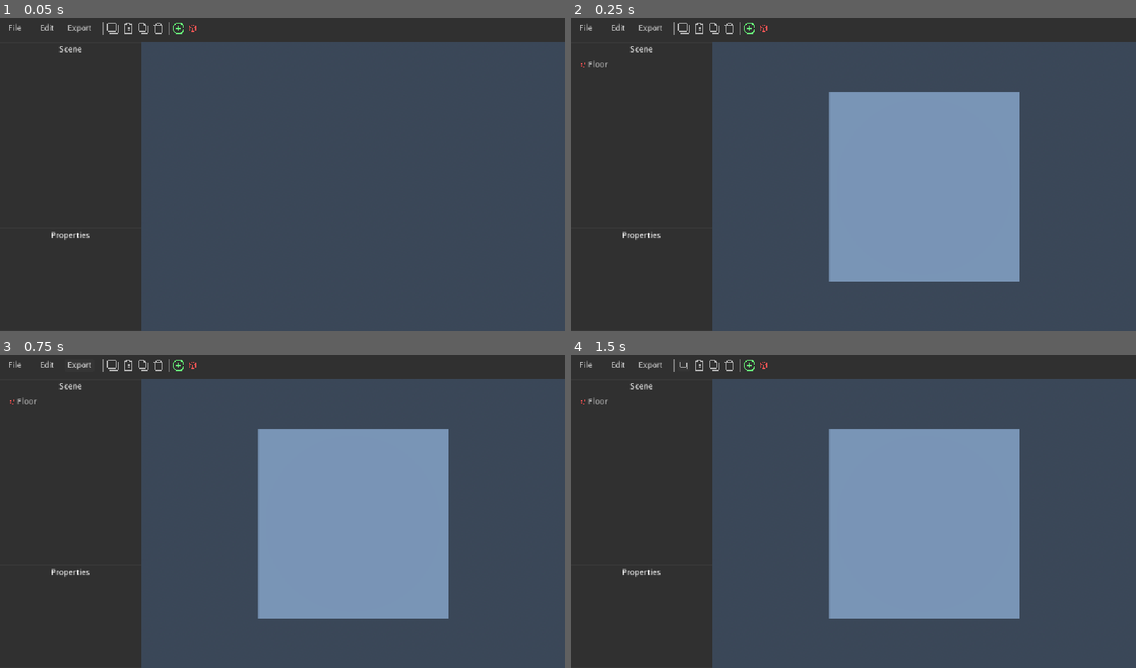
Above: before the commit, frames 1-4 (two rows, left to right).
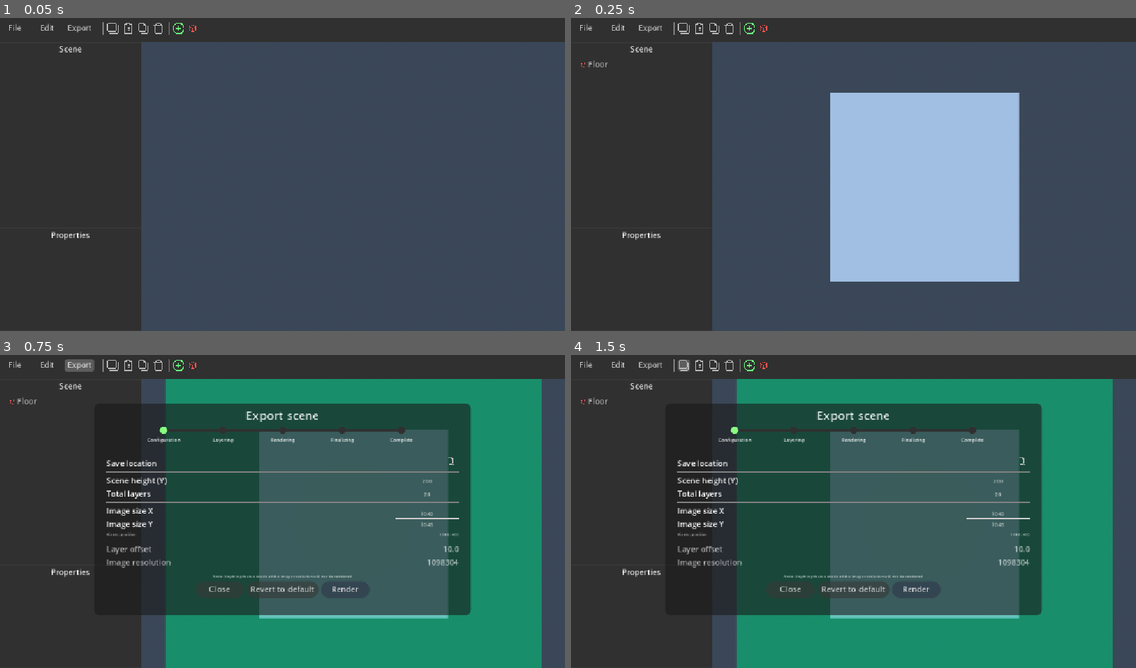
Above: after the commit, the same moments.

Repository: JustTobias31/VoxelisEditor
Game: Godot game, scene res://Main/Editor/UI.tscn
Two runs of this game, one before a commit and one after it. Both use one fixed random seed, a clock stepped at 60 frames per second and the inputs below.
Inputs (mouse positions are in pixels of both pictures, inside the frame that each line leads up to):
- Up to frame 1 (0.05 s): no input
- Up to frame 2 (0.25 s): no input
- Up to frame 3 (0.75 s): click "Export" at 0.5 s
- Up to frame 4 (1.5 s): click (684, 364) at 1.25 s

Frame 1 is identical in both runs. In frame 2, 20% of the frame differs, in the area x 45-80%, y 23-85%; in frame 3, 65%, in the area x 11-96%, y 1-100%; in frame 4, 65%.

Commit message:
Export + misc update

Diff:
--- a/Main/Editor/Objects/cube/model.tscn
+++ b/Main/Editor/Objects/cube/model.tscn
@@ -14,6 +14,7 @@
 [sub_resource type="BoxMesh" id="BoxMesh_ryrkj"]
 
 [sub_resource type="BoxShape3D" id="BoxShape3D_ryrkj"]
+margin = 0.01
 
 [node name="Main" type="MeshInstance3D" unique_id=949320007]
 material_override = SubResource("StandardMaterial3D_ryrkj")
--- a/Main/Editor/Scripts/Camera.gd
+++ b/Main/Editor/Scripts/Camera.gd
@@ -32,14 +32,14 @@
 				get_viewport().warp_mouse(mousepos)
 				mousepos = null
 		elif event.button_index == MOUSE_BUTTON_LEFT and event.pressed:
+			var mouse = event.position
+
 			var space_state = get_world_3d().direct_space_state
-			var mouse = get_viewport().get_mouse_position()
+			var origin = project_ray_origin(mouse)
+			var end = origin + project_ray_normal(mouse) * 10000
 
-			var origin = project_ray_origin(mouse)
-			var end = origin + project_ray_normal(mouse) * 1000
 			var query = PhysicsRayQueryParameters3D.create(origin, end)
 			query.collide_with_areas = true
-
 			var result = space_state.intersect_ray(query)
 
 			if result.has("collider"):
--- a/Main/Editor/Scripts/Exporter.gd
+++ b/Main/Editor/Scripts/Exporter.gd
@@ -1,14 +1,240 @@
 extends Panel
 
+const starts = {
+	"Config" = 0,
+	"Layering" = 1,
+	"Rendering" = 2,
+	"Finalizing" = 3,
+	"Finish" = 4
+}
+
+var cfg = {
+	"Directory" = OS.get_system_dir(OS.SYSTEM_DIR_DESKTOP),
+	"Height" = 200,
+	"Layers" = 20,
+
+	"SizeX" = 1048,
+	"SizeY" = 1048,
+}
+var default = cfg.duplicate()
+var starttime = Time.get_unix_time_from_system()
+var stop = false
+var state = 0
+
+@onready var cam = $"../Main/Viewport/Viewport/Scene/Camera"
+@onready var visualizer = $"../Main/Viewport/Viewport/Scene/ExportVisualize"
+
 ### UI
-func updateInfos(state,max,val):
-	pass
-
+func VisualizeSize():
+	visualizer.scale=Vector3(cfg.SizeX*0.38,cfg.Height,cfg.SizeY*0.38)
+	visualizer.position=Vector3(0,cfg.Height/2,0)
+
+func updateInfos(val,section,full):
+	val = float(val)
+
+	var value = (val/full)+section
+
+	$Section/Config.self_modulate = Color.from_string("89ff81" if value >= starts.Config else "303030", "303030")
+	$Section/Layering.self_modulate = Color.from_string("89ff81" if value >= starts.Layering else "303030", "303030")
+	$Section/Rendering.self_modulate = Color.from_string("89ff81" if value >= starts.Rendering else "303030", "303030")
+	$Section/Finalizing.self_modulate = Color.from_string("89ff81" if value >= starts.Finalizing else "303030", "303030")
+	$Section/Finish.self_modulate = Color.from_string("89ff81" if value >= starts.Finish else "303030", "303030")
+
+	$Section.value=value
+	$Bar.value=val/full
+
+	match section:
+		1:
+			$Bar/Info.text="Generating layers..."
+			$Bar/Stats.text=str(val) + " / " + str(full)
+		2:
+			$Bar/Info.text="Creating images..."
+			$Bar/Stats.text=str(val) + " / " + str(full)
+		3:
+			$Bar/Info.text="Finalizing"
+			$Bar/Stats.text="Please wait..."
+		4:
+			$Bar/Info.text="Finished!"
+			$Bar/Stats.text="All images are inside " + cfg.Directory + ". (Took "+str(floor(Time.get_unix_time_from_system()-starttime))+"s)"
+
+func RevertCfg():
+	cfg=default.duplicate()
+	$Settings/Directory/Value.placeholder_text=str(cfg.Directory)
+	$Settings/Height/Value.placeholder_text=str(cfg.Height)
+	$Settings/Layers/Value.placeholder_text=str(cfg.Layers)
+	$Settings/SizeX/Value.placeholder_text=str(cfg.SizeX)
+	$Settings/SizeY/Value.placeholder_text=str(cfg.SizeY)
+	UpdateCfg()
+
+func UpdateCfg():
+	$Settings/Directory/Value.text=str(cfg.Directory)
+	$Settings/Height/Value.text=str(int(cfg.Height))
+	$Settings/Layers/Value.text=str(int(cfg.Layers))
+	$Settings/SizeX/Value.text=str(int(cfg.SizeX))
+	$Settings/SizeY/Value.text=str(int(cfg.SizeY))
+
+	$Settings/Offset/Value.text="%.1f" % (cfg.Height/cfg.Layers)
+	$Settings/Size/Value.text=str(roundi(cfg.SizeX*cfg.SizeY))
+
+func Close():
+	match state:
+		0:
+			visible=false
+		_:
+			state = 0
+			stop=true
 ### Render functions
+var slices = {}
+
+func Cleanup():
+	$Bar/Info.text="Stopping export..."
+	for slicei in slices:
+		var slice = slices[slicei]
+		for obj in slice:
+			obj.queue_free()
+			await get_tree().process_frame
+	slices.clear()
+	for o in Objects.objects:
+		var obj : MeshInstance3D = Objects.objects[o].model
+		if !obj: continue
+		obj.cast_shadow=GeometryInstance3D.SHADOW_CASTING_SETTING_ON
+
+	visible=false
+	$Settings.visible=true
+	$Bar.visible=false
+	$Close.visible=false
+
 func Layering():
-	pass
+	var offset = cfg.Height/cfg.Layers
+	var slicer = MeshSlicer.new()
+
+	visualizer.visible=false
+
+	state = 1
+
+	print(offset)
+
+	#cam.set_meta("inputEnabled",false)
+
+	cam.add_child(slicer)
+
+	for idx in range(0,cfg.Layers+1):
+		var i = float(idx) * offset
+
+		slices[idx]=[]
+		updateInfos(idx,state,float(cfg.Layers))
+
+		for o in Objects.objects:
+			var obj : MeshInstance3D = Objects.objects[o].model
+			if !obj: continue
+			obj.cast_shadow=GeometryInstance3D.SHADOW_CASTING_SETTING_SHADOWS_ONLY
+			var result = slicer.slice_layer(obj.mesh, obj.global_transform, i, i+offset)
+
+			var sliced = MeshInstance3D.new()
+			sliced.mesh = result
+			sliced.material_override = obj.material_override
+
+			get_tree().get_root().add_child(sliced)
+			slices[idx].append(sliced)
+
+			await get_tree().create_timer(0.05).timeout
+		if stop:
+			await Cleanup()
+			break
+
+func CreateImages():
+	if stop:
+		return
+	state = 2
+	updateInfos(0,state,float(cfg.Layers))
+	for idx in range(0,cfg.Layers+1):
+		var slice = slices[idx]
+		for obj in slice:
+			obj.visible=false
+
+	for idx in range(0,cfg.Layers+1):
+		var slice = slices[idx]
+		updateInfos(idx,state,float(cfg.Layers))
+
+		for obj in slice:
+			obj.visible=true
+
+		await get_tree().create_timer(0.05).timeout
+
+		for obj in slice:
+			obj.visible=false
+
+		if stop:
+			await Cleanup()
+			break
 
 ##############################
 func _ready() -> void:
-
-	pass # Replace with function body.
+	RevertCfg()
+	VisualizeSize()
+
+	$Settings/Controls/Revert.button_down.connect(func():
+		RevertCfg()
+	)
+
+	$Settings/Controls/Render.button_down.connect(func():
+		$Settings.visible=false
+		$Bar.visible=true
+		$Close.visible=true
+
+		stop = false
+
+		if stop: return
+		await Layering()
+
+		if stop: return
+		await CreateImages()
+	)
+
+	$Settings/Controls/Close.button_down.connect(Close)
+	$Close.button_down.connect(Close)
+
+	visibility_changed.connect(func():
+		visualizer.visible=visible
+		updateInfos(0,0,1)
+	)
+
+
+	### Config handling
+
+	# Directory
+	$Settings/Directory/Directory.button_down.connect(func():
+		$Folder.popup_centered()
+	)
+	$Folder.dir_selected.connect(func(path):
+		print(path)
+		cfg.Directory = path
+		UpdateCfg()
+	)
+
+	# Layers
+	$Settings/Layers/Value.text_submitted.connect(func(text):
+		if text.is_valid_float():
+			cfg.Layers = clampf(int(text),3,60)
+		UpdateCfg()
+	)
+	$Settings/Height/Value.text_submitted.connect(func(text):
+		if text.is_valid_float():
+			cfg.Height = clampf(int(text),1,400)
+		UpdateCfg()
+		VisualizeSize()
+	)
+
+	# Image size
+	$Settings/SizeX/Value.text_submitted.connect(func(text):
+		if text.is_valid_float():
+			cfg.SizeX = clampi(int(text),270,1048)
+		UpdateCfg()
+		VisualizeSize()
+	)
+	$Settings/SizeY/Value.text_submitted.connect(func(text):
+		if text.is_valid_float():
+			cfg.SizeY = clampi(int(text),270,1048)
+		UpdateCfg()
+		VisualizeSize()
+	)
--- a/Main/Editor/Scripts/Objects.gd
+++ b/Main/Editor/Scripts/Objects.gd
@@ -45,11 +45,11 @@
 	propchanged.emit(obj,key,value)
 
 func select(id = null):
-	if selected != 0 and objects[selected].model:
+	if objects.has(selected) and objects[selected].model:
 		objects[selected].model.material_overlay.set_shader_parameter("highlight", false)
 	if id:
 		selected = id
-		if objects[selected].model:
+		if objects.has(selected) and objects[selected].model:
 			objects[selected].model.material_overlay.set_shader_parameter("highlight", true)
 	else:
 		selected = 0
@@ -65,6 +65,7 @@
 
 	if obj.modelasset:
 		obj.model=obj.modelasset.instantiate()
+		obj.model.name=str(uid)
 		get_tree().get_root().get_node("/root/Ui/Main/Viewport/Viewport/Scene").add_child.call_deferred(obj.model)
 	if p:
 		setProperty(obj,"parent",p)
@@ -95,6 +96,6 @@
 	await get_tree().create_timer(0.1).timeout
 
 	var scenefloor = objects[create(editor_Cube.new())]
-	setProperty(scenefloor,"size",Vector3(100,1,100))
+	setProperty(scenefloor,"size",Vector3(400,0.1,400))
 	setProperty(scenefloor,"color",Color.SLATE_GRAY)
 	setProperty(scenefloor,"name","Floor")
--- a/Main/Editor/Scripts/Slicer.gd
+++ b/Main/Editor/Scripts/Slicer.gd
@@ -32,14 +32,15 @@
 
 	var mesh_size = max_at - min_at
 	var big = max(mesh_size.x, mesh_size.z) * 2.0
+	var mesh_center = mesh_global_transform.origin
 	var slab_thickness = 1000.0
 
 	# Slicers positioned in world space Y
-	bottom_csg.global_position = Vector3(0, y_min - slab_thickness / 2.0, 0)
+	bottom_csg.global_position = Vector3(mesh_center.x, y_min - slab_thickness / 2.0, mesh_center.z)
 	bottom_csg.mesh.size = Vector3(big, slab_thickness, big)
 	bottom_csg.operation = CSGShape3D.OPERATION_SUBTRACTION
 
-	top_csg.global_position = Vector3(0, y_max + slab_thickness / 2.0, 0)
+	top_csg.global_position = Vector3(mesh_center.x, y_max + slab_thickness / 2.0, mesh_center.z)
 	top_csg.mesh.size = Vector3(big, slab_thickness, big)
 	top_csg.operation = CSGShape3D.OPERATION_SUBTRACTION
 
--- a/Main/Editor/Scripts/UI.gd
+++ b/Main/Editor/Scripts/UI.gd
@@ -15,6 +15,7 @@
 
 func NewObject(obj,parent):
 	var item
+	print(objlist)
 	if objlist.has(obj.id):
 		objlist[obj.id].free()
 
@@ -139,7 +140,6 @@
 	var objprops = obj.props
 	for i in objprops:
 		proplist[i]=create_prop_item(obj,i)
-
 
 ######################
 var clipboard = null
@@ -162,30 +162,10 @@
 
 var slices = {}
 func toolbar():
-	var cam : Camera3D = $Viewport/Viewport/Scene/Camera3D
+	var exportui = $"../Export"
 	###
 	$Toolbar/Contents/Export.button_down.connect(func():
-		#cam.set_meta("inputEnabled",false)
-		#cam.projection=Camera3D.PROJECTION_ORTHOGONAL
-		#cam.size=100
-		#cam.rotation_degrees=Vector3(-90,0,0)
-		#cam.position=Vector3(0,100,0)
-		var slicer = MeshSlicer.new()
-		cam.add_child(slicer)
-		for i in range(1,1000):
-			slices[i]=[]
-			for o in Objects.objects:
-				var obj : MeshInstance3D = Objects.objects[o].model
-				if !obj: continue
-				obj.cast_shadow=GeometryInstance3D.SHADOW_CASTING_SETTING_SHADOWS_ONLY
-				var result = slicer.slice_layer(obj.mesh, obj.global_transform, i/10.0, i/10.0+0.1)
-
-				var sliced = MeshInstance3D.new()
-				sliced.mesh = result
-				sliced.material_override = obj.material_override
-				get_tree().get_root().add_child(sliced)
-				slices[i].append(sliced)
-				await get_tree().process_frame
+		exportui.visible=true
 	)
 	### Transform
 	### Controls
@@ -239,6 +219,7 @@
 	root2 = props.create_item()
 	Objects.reselect.connect(func(id):
 		if id:
+			print(id," selected")
 			render_props(Objects.objects[id])
 		else:
 			props.clear()
--- a/Main/Editor/UI.tscn
+++ b/Main/Editor/UI.tscn
@@ -22,6 +22,31 @@
 
 [sub_resource type="StyleBoxFlat" id="StyleBoxFlat_ccg01"]
 bg_color = Color(0.6, 0.6, 0.6, 0)
+
+[sub_resource type="StyleBoxFlat" id="StyleBoxFlat_hnwvl"]
+content_margin_left = 1.0
+content_margin_top = 1.0
+content_margin_right = 1.0
+content_margin_bottom = 1.0
+bg_color = Color(0.6, 0.6, 0.6, 0.59607846)
+corner_radius_top_left = 5
+corner_radius_top_right = 5
+corner_radius_bottom_right = 5
+corner_radius_bottom_left = 5
+
+[sub_resource type="StyleBoxFlat" id="StyleBoxFlat_6yqvf"]
+content_margin_left = 1.0
+content_margin_top = 1.0
+content_margin_right = 1.0
+content_margin_bottom = 1.0
+bg_color = Color(0.6, 0.6, 0.6, 0.42745098)
+corner_radius_top_left = 5
+corner_radius_top_right = 5
+corner_radius_bottom_right = 5
+corner_radius_bottom_left = 5
+
+[sub_resource type="StyleBoxFlat" id="StyleBoxFlat_rdlcx"]
+bg_color = Color(0.6, 0.6, 0.6, 0.42745098)
 
 [sub_resource type="StyleBoxFlat" id="StyleBoxFlat_engvc"]
 bg_color = Color(0.6, 0.6, 0.6, 0.19607843)
@@ -53,14 +78,7 @@
 corner_detail = 5
 
 [sub_resource type="StyleBoxFlat" id="StyleBoxFlat_atu13"]
-bg_color = Color(0.19, 0.19, 0.19, 1)
-corner_radius_top_left = 100
-corner_radius_top_right = 100
-corner_radius_bottom_right = 100
-corner_radius_bottom_left = 100
-
-[sub_resource type="StyleBoxFlat" id="StyleBoxFlat_6yqvf"]
-bg_color = Color(0.5377862, 1, 0.50600433, 1)
+bg_color = Color(1, 1, 1, 1)
 corner_radius_top_left = 100
 corner_radius_top_right = 100
 corner_radius_bottom_right = 100
@@ -178,6 +196,9 @@
 layout_mode = 2
 theme = ExtResource("1_te7nb")
 theme_override_styles/normal = SubResource("StyleBoxFlat_ccg01")
+theme_override_styles/pressed = SubResource("StyleBoxFlat_hnwvl")
+theme_override_styles/hover = SubResource("StyleBoxFlat_6yqvf")
+theme_override_styles/hover_pressed = SubResource("StyleBoxFlat_rdlcx")
 text = "File"
 
 [node name="Edit" type="Button" parent="Main/Toolbar/Contents" unique_id=8310985]
@@ -185,6 +206,9 @@
 layout_mode = 2
 theme = ExtResource("1_te7nb")
 theme_override_styles/normal = SubResource("StyleBoxFlat_ccg01")
+theme_override_styles/pressed = SubResource("StyleBoxFlat_hnwvl")
+theme_override_styles/hover = SubResource("StyleBoxFlat_6yqvf")
+theme_override_styles/hover_pressed = SubResource("StyleBoxFlat_rdlcx")
 text = "Edit
 "
 
@@ -193,6 +217,9 @@
 layout_mode = 2
 theme = ExtResource("1_te7nb")
 theme_override_styles/normal = SubResource("StyleBoxFlat_ccg01")
+theme_override_styles/pressed = SubResource("StyleBoxFlat_hnwvl")
+theme_override_styles/hover = SubResource("StyleBoxFlat_6yqvf")
+theme_override_styles/hover_pressed = SubResource("StyleBoxFlat_rdlcx")
 text = "Export
 
 "
@@ -214,6 +241,9 @@
 theme = ExtResource("1_te7nb")
 theme_override_font_sizes/font_size = 15
 theme_override_styles/normal = SubResource("StyleBoxFlat_ccg01")
+theme_override_styles/pressed = SubResource("StyleBoxFlat_hnwvl")
+theme_override_styles/hover = SubResource("StyleBoxFlat_6yqvf")
+theme_override_styles/hover_pressed = SubResource("StyleBoxFlat_rdlcx")
 text = "
 "
 icon = ExtResource("3_engvc")
@@ -229,6 +259,9 @@
 theme = ExtResource("1_te7nb")
 theme_override_font_sizes/font_size = 15
 theme_override_styles/normal = SubResource("StyleBoxFlat_ccg01")
+theme_override_styles/pressed = SubResource("StyleBoxFlat_hnwvl")
+theme_override_styles/hover = SubResource("StyleBoxFlat_6yqvf")
+theme_override_styles/hover_pressed = SubResource("StyleBoxFlat_rdlcx")
 text = "
 "
 icon = ExtResource("4_6yqvf")
@@ -244,6 +277,9 @@
 theme = ExtResource("1_te7nb")
 theme_override_font_sizes/font_size = 15
 theme_override_styles/normal = SubResource("StyleBoxFlat_ccg01")
+theme_override_styles/pressed = SubResource("StyleBoxFlat_hnwvl")
+theme_override_styles/hover = SubResource("StyleBoxFlat_6yqvf")
+theme_override_styles/hover_pressed = SubResource("StyleBoxFlat_rdlcx")
 text = "
 "
 icon = ExtResource("5_f4ntp")
@@ -259,6 +295,9 @@
 theme = ExtResource("1_te7nb")
 theme_override_font_sizes/font_size = 15
 theme_override_styles/normal = SubResource("StyleBoxFlat_ccg01")
+theme_override_styles/pressed = SubResource("StyleBoxFlat_hnwvl")
+theme_override_styles/hover = SubResource("StyleBoxFlat_6yqvf")
+theme_override_styles/hover_pressed = SubResource("StyleBoxFlat_rdlcx")
 text = "
 "
 icon = ExtResource("6_b3hc2")
@@ -278,6 +317,9 @@
 theme = ExtResource("1_te7nb")
 theme_override_font_sizes/font_size = 15
 theme_override_styles/normal = SubResource("StyleBoxFlat_ccg01")
+theme_override_styles/pressed = SubResource("StyleBoxFlat_hnwvl")
+theme_override_styles/hover = SubResource("StyleBoxFlat_6yqvf")
+theme_override_styles/hover_pressed = SubResource("StyleBoxFlat_rdlcx")
 text = "
 "
 icon = ExtResource("3_c5412")
@@ -293,6 +335,9 @@
 theme = ExtResource("1_te7nb")
 theme_override_font_sizes/font_size = 10
 theme_override_styles/normal = SubResource("StyleBoxFlat_ccg01")
+theme_override_styles/pressed = SubResource("StyleBoxFlat_hnwvl")
+theme_override_styles/hover = SubResource("StyleBoxFlat_6yqvf")
+theme_override_styles/hover_pressed = SubResource("StyleBoxFlat_rdlcx")
 text = "
 "
 icon = ExtResource("4_suv3m")
@@ -313,11 +358,8 @@
 
 [node name="Title" type="Label" parent="Main/Objects" unique_id=1066141354]
 layout_mode = 1
-anchors_preset = 10
-anchor_right = 1.0
+offset_right = 288.0
 offset_bottom = 26.0
-grow_horizontal = 2
-pivot_offset_ratio = Vector2(0.5, 0)
 theme = ExtResource("1_te7nb")
 text = "Scene"
 horizontal_alignment = 1
@@ -394,10 +436,11 @@
 
 [node name="Viewport" type="SubViewport" parent="Main/Viewport" unique_id=753948555]
 handle_input_locally = false
+msaa_2d = 2
+msaa_3d = 2
+use_occlusion_culling = true
 oversampling = false
 size = Vector2i(865, 591)
-size_2d_override = Vector2i(1024, 1024)
-size_2d_override_stretch = true
 render_target_clear_mode = 2
 render_target_update_mode = 4
 
@@ -435,18 +478,20 @@
 
 [node name="Section" type="ProgressBar" parent="Export" unique_id=1809375500]
 layout_mode = 1
-anchors_preset = 14
-anchor_top = 0.5
-anchor_right = 1.0
-anchor_bottom = 0.5
-offset_left = 125.0
+anchors_preset = 8
+anchor_left = 0.5
+anchor_top = 0.5
+anchor_right = 0.5
+anchor_bottom = 0.5
+offset_left = -250.0
 offset_top = -164.0
-offset_right = -143.0
+offset_right = 250.0
 offset_bottom = -159.0
 grow_horizontal = 2
 grow_vertical = 2
 pivot_offset_ratio = Vector2(0.5, 0)
 theme = ExtResource("1_te7nb")
+max_value = 4.0
 show_percentage = false
 
 [node name="Rendering" type="Panel" parent="Export/Section" unique_id=1712260886]
@@ -563,7 +608,7 @@
 grow_horizontal = 2
 grow_vertical = 2
 pivot_offset_ratio = Vector2(0.5, 0.5)
-theme_override_styles/panel = SubResource("StyleBoxFlat_6yqvf")
+theme_override_styles/panel = SubResource("StyleBoxFlat_atu13")
 
 [node name="Label4" type="Label" parent="Export/Section/Config" unique_id=1301837035]
 layout_mode = 1
@@ -619,7 +664,6 @@
 horizontal_alignment = 1
 
 [node name="Settings" type="VBoxContainer" parent="Export" unique_id=568536030]
-visible = false
 layout_mode = 1
 anchors_preset = 15
 anchor_right = 1.0
@@ -642,7 +686,7 @@
 anchor_top = 1.0
 anchor_right = 1.0
 anchor_bottom = 1.0
-offset_left = 468.5
+offset_left = 369.0
 offset_top = -32.0
 offset_right = -20.0
 grow_horizontal = 2
@@ -651,8 +695,11 @@
 theme = ExtResource("1_te7nb")
 theme_override_font_sizes/font_size = 10
 theme_override_styles/normal = SubResource("StyleBoxFlat_sn4sq")
+theme_override_styles/read_only = SubResource("StyleBoxFlat_sn4sq")
+theme_override_styles/focus = SubResource("StyleBoxFlat_sn4sq")
 placeholder_text = "/Exports/project"
 alignment = 1
+editable = false
 selecting_enabled = false
 virtual_keyboard_show_on_focus = false
 caret_blink = true
@@ -702,7 +749,7 @@
 theme_override_font_sizes/font_size = 10
 placeholder_text = "100"
 alignment = 1
-max_length = 3
+max_length = 6
 selecting_enabled = false
 virtual_keyboard_show_on_focus = false
 caret_blink = true
@@ -726,7 +773,7 @@
 theme_override_font_sizes/font_size = 10
 placeholder_text = "20"
 alignment = 1
-max_length = 2
+max_length = 6
 selecting_enabled = false
 virtual_keyboard_show_on_focus = false
 caret_blink = true
@@ -754,7 +801,7 @@
 theme_override_font_sizes/font_size = 10
 placeholder_text = "1048"
 alignment = 1
-max_length = 4
+max_length = 6
 caret_blink = true
 
 [node name="SizeY" type="Label" parent="Export/Settings" unique_id=1797915256]
@@ -776,18 +823,36 @@
 theme_override_font_sizes/font_size = 10
 placeholder_text = "1048"
 alignment = 1
-max_length = 4
+max_length = 6
 selecting_enabled = false
 virtual_keyboard_show_on_focus = false
 caret_blink = true
 
+[node name="Ratio" type="Label" parent="Export/Settings" unique_id=729834808]
+self_modulate = Color(1, 1, 1, 0.627451)
+layout_mode = 2
+theme_override_font_sizes/font_size = 8
+text = "Pixels : position"
+
+[node name="Ratio2" type="Label" parent="Export/Settings/Ratio" unique_id=591181342]
+self_modulate = Color(1, 1, 1, 0.627451)
+layout_mode = 1
+anchors_preset = 15
+anchor_right = 1.0
+anchor_bottom = 1.0
+grow_horizontal = 2
+grow_vertical = 2
+theme_override_font_sizes/font_size = 8
+text = "1048 : 400"
+horizontal_alignment = 2
+
 [node name="HSeparator3" type="HSeparator" parent="Export/Settings" unique_id=1116385018]
 layout_mode = 2
 
 [node name="Offset" type="Label" parent="Export/Settings" unique_id=1324586721]
 self_modulate = Color(1, 1, 1, 0.627451)
 layout_mode = 2
-text = "Offset per layer"
+text = "Layer offset"
 
 [node name="Value" type="Label" parent="Export/Settings/Offset" unique_id=740243869]
 self_modulate = Color(1, 1, 1, 0.627451)
@@ -803,7 +868,7 @@
 [node name="Size" type="Label" parent="Export/Settings" unique_id=973916584]
 self_modulate = Color(1, 1, 1, 0.627451)
 layout_mode = 2
-text = "Image size"
+text = "Image resolution"
 
 [node name="Value" type="Label" parent="Export/Settings/Size" unique_id=1734419858]
 self_modulate = Color(1, 1, 1, 0.627451)
@@ -823,7 +888,7 @@
 self_modulate = Color(1, 1, 1, 0.627451)
 layout_mode = 2
 theme_override_font_sizes/font_size = 8
-text = "Note: Anything thats outside of 100 x 100 will not be rendered"
+text = "Note: Anything thats outside of the image resolution will not be rendered"
 horizontal_alignment = 1
 
 [node name="Controls" type="HBoxContainer" parent="Export/Settings" unique_id=735367619]
@@ -859,11 +924,19 @@
 text = "Render"
 
 [node name="Close" type="Button" parent="Export" unique_id=1226603225]
-layout_mode = 0
-offset_left = 284.0
-offset_top = 350.0
-offset_right = 484.0
-offset_bottom = 400.0
+visible = false
+layout_mode = 1
+anchors_preset = 8
+anchor_left = 0.5
+anchor_top = 0.5
+anchor_right = 0.5
+anchor_bottom = 0.5
+offset_left = -100.0
+offset_top = 134.0
+offset_right = 100.0
+offset_bottom = 184.0
+grow_horizontal = 2
+grow_vertical = 2
 theme = ExtResource("1_te7nb")
 theme_override_styles/normal = SubResource("StyleBoxFlat_b3hc2")
 theme_override_styles/pressed = SubResource("StyleBoxFlat_h2gyp")
@@ -871,6 +944,7 @@
 text = "Cancel"
 
 [node name="Bar" type="ProgressBar" parent="Export" unique_id=635541071]
+visible = false
 layout_mode = 1
 anchors_preset = 8
 anchor_left = 0.5
@@ -885,7 +959,8 @@
 grow_vertical = 2
 pivot_offset_ratio = Vector2(0.5, 0)
 theme = ExtResource("1_te7nb")
-value = 50.0
+max_value = 1.0
+value = 1.0
 show_percentage = false
 
 [node name="Stats" type="Label" parent="Export/Bar" unique_id=910434134]
@@ -924,3 +999,13 @@
 text = "Generating layers..."
 horizontal_alignment = 1
 vertical_alignment = 1
+
+[node name="Folder" type="FileDialog" parent="Export" unique_id=518221155]
+oversampling_override = 1.0
+title = "Open a Directory"
+initial_position = 2
+size = Vector2i(1067, 500)
+ok_button_text = "Select"
+dialog_hide_on_ok = true
+file_mode = 2
+access = 2
--- a/Main/main.tscn
+++ b/Main/main.tscn
@@ -17,23 +17,35 @@
 sky = SubResource("Sky_2w1kt")
 tonemap_mode = 2
 
+[sub_resource type="StandardMaterial3D" id="StandardMaterial3D_qvhan"]
+transparency = 1
+cull_mode = 2
+shading_mode = 0
+albedo_color = Color(0, 0.63816917, 0.3695115, 0.3372549)
+stencil_flags = 2
+stencil_outline_thickness = 0.032
+
+[sub_resource type="BoxMesh" id="BoxMesh_k3v36"]
+
 [node name="Node3D" type="Node3D" unique_id=2092636286]
 
 [node name="Light" type="DirectionalLight3D" parent="." unique_id=1404371220]
 transform = Transform3D(-0.6998912, -0.4040823, -0.58895653, -0.51005125, -0.2944783, 0.8081647, -0.5, 0.8660254, 8.142146e-08, 0, 0, 0)
-light_energy = 0.5
 shadow_enabled = true
-shadow_blur = 10.0
-directional_shadow_blend_splits = true
-directional_shadow_fade_start = 1.0
-directional_shadow_max_distance = 1000.0
+directional_shadow_max_distance = 400.0
 
 [node name="Environment" type="WorldEnvironment" parent="." unique_id=727675055]
 environment = SubResource("Environment_qvhan")
 
-[node name="Camera3D" type="Camera3D" parent="." unique_id=893656239]
-transform = Transform3D(1, 0, 0, 0, -4.371139e-08, 1, 0, -1, -4.371139e-08, 0, 100, 0)
+[node name="Camera" type="Camera3D" parent="." unique_id=893656239]
+transform = Transform3D(1, 0, 0, 0, -4.371139e-08, 1, 0, -1, -4.371139e-08, 0, 400, 0)
 current = true
 size = 100.0
 script = ExtResource("1_yh5la")
 metadata/inputEnabled = true
+
+[node name="ExportVisualize" type="MeshInstance3D" parent="." unique_id=1659870650]
+visible = false
+material_override = SubResource("StandardMaterial3D_qvhan")
+cast_shadow = 0
+mesh = SubResource("BoxMesh_k3v36")
--- a/project.godot
+++ b/project.godot
@@ -28,6 +28,7 @@
 window/size/mode=2
 window/size/initial_position_type=4
 window/stretch/mode="canvas_items"
+window/stretch/aspect="expand"
 
 [input]
 
@@ -85,6 +86,6 @@
 [rendering]
 
 rendering_device/driver.windows="d3d12"
-renderer/rendering_method="gl_compatibility"
 renderer/rendering_method.mobile="gl_compatibility"
 textures/vram_compression/import_etc2_astc=true
+anti_aliasing/quality/msaa_3d=2
Not shown, changed: export_presets.cfg
